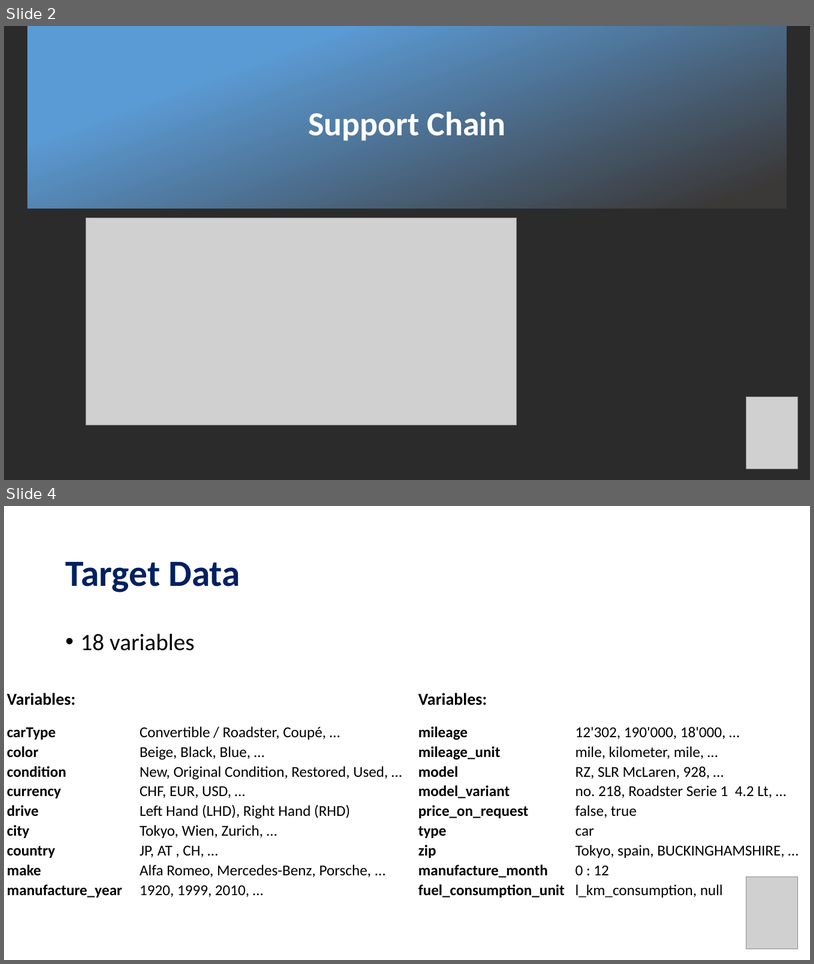
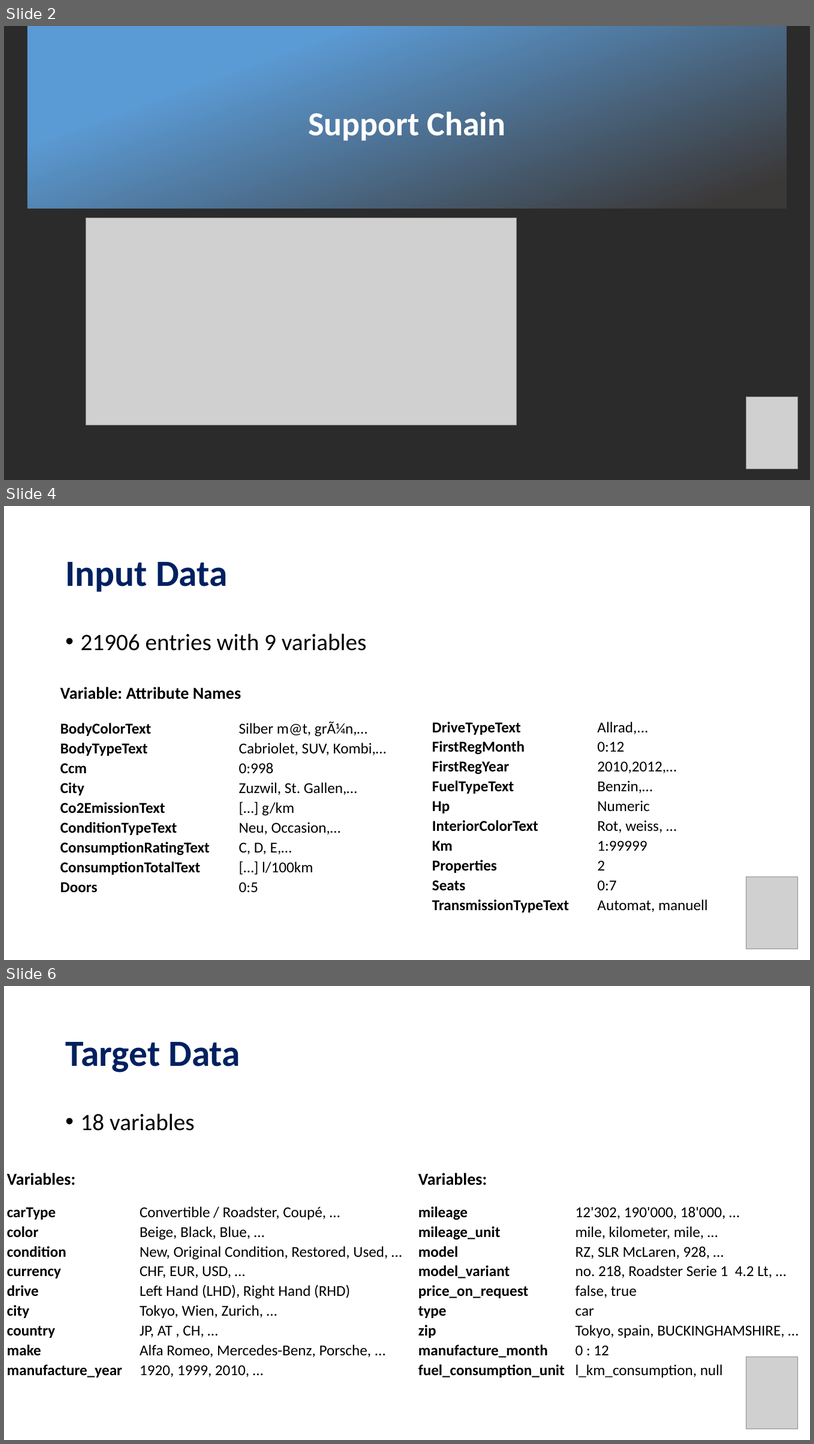
Before and after one commit to MauroSchlaepfer/Onedot, a slide deck: Onedot_Presentation.pptx. Shown one above the other, each under a label of ours: slides 2 and 4 before the commit, slides 2, 4 and 6 after it; the slides between them are not shown. The pictures are 814x964 and 814x1444 pixels, drawn with LibreOffice and Linux fonts; fonts in the diff are those of the drawing; grey boxes stand for pictures; background and template pictures are left out; a plain dark background stands for a picture behind light text. Boxes give left, top, right and bottom in pixels: in the first picture for what was removed or moved away, otherwise in the second. Text is boxed around its words. In the diff, an @@ line names an element or a change of style, - is before the commit and + after.

```diff
--- a/Onedot_Presentation.pptx
+++ b/Onedot_Presentation.pptx
@@ slide 4 added at bbox=[4, 506, 810, 960], background #FFFFFF @@
@@ title added at bbox=[65, 562, 228, 592], 44 pt, text #002060, bold @@
+Input Data
@@ text added at bbox=[81, 633, 367, 651], 28 pt, text #000000 @@
+• 21906 entries with 9 variables
@@ table added at bbox=[47, 670, 501, 907], 13 rows, 5 columns @@
+ |  |  |  | 
+ | Variable: Attribute Names |  |  | 
+ |  |  |  | 
+ | BodyColorText |  | Silber m@t, grÃ¼n,… | 
+ | BodyTypeText |  | Cabriolet, SUV, Kombi,… | 
+ | Ccm |  | 0:998 | 
+ | City |  | Zuzwil, St. Gallen,… | 
+ | Co2EmissionText |  | […] g/km | 
+ | ConditionTypeText |  | Neu, Occasion,… | 
+ | ConsumptionRatingText |  | C, D, E,… | 
+ | ConsumptionTotalText |  | […] l/100km | 
+ | Doors |  | 0:5 | 
+ |  |  |  | 
@@ table added at bbox=[419, 705, 714, 926], 12 rows, 4 columns @@
+ |  |  | 
+ | DriveTypeText |  | Allrad,...
+ | FirstRegMonth |  | 0:12
+ | FirstRegYear |  | 2010,2012,…
+ | FuelTypeText |  | Benzin,…
+ | Hp |  | Numeric
+ | InteriorColorText |  | Rot, weiss, …
+ | Km |  | 1:99999
+ | Properties |  | 2
+ | Seats |  | 0:7
+ | TransmissionTypeText |  | Automat, manuell
+ |  |  | 
@@ picture added at bbox=[747, 877, 799, 949] @@
@@ what was slide 4 is now slide 6 @@
```
Also in this commit, not shown: 4 slides changed, 7 other slides added, 1 slide removed.
